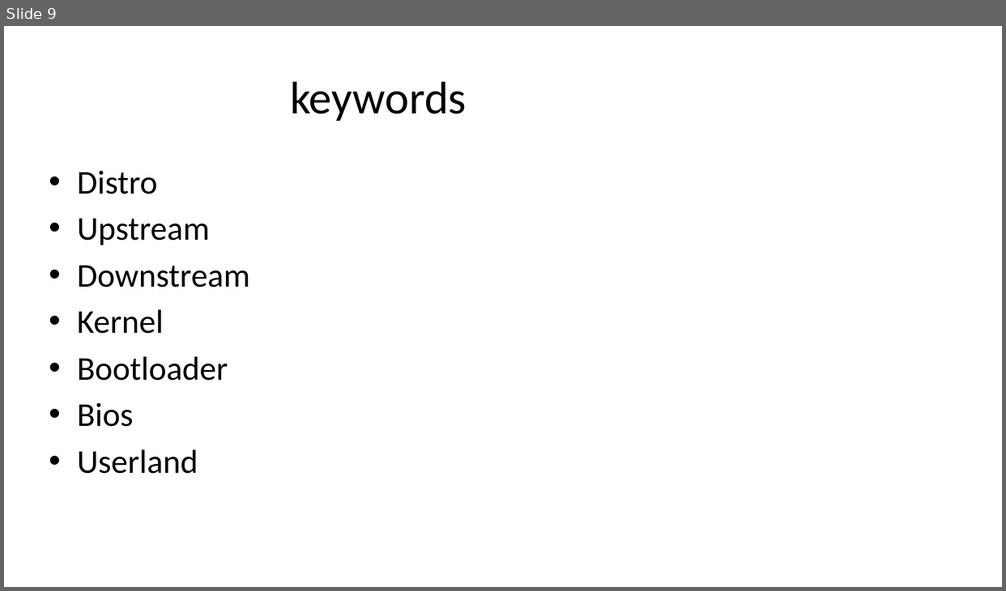
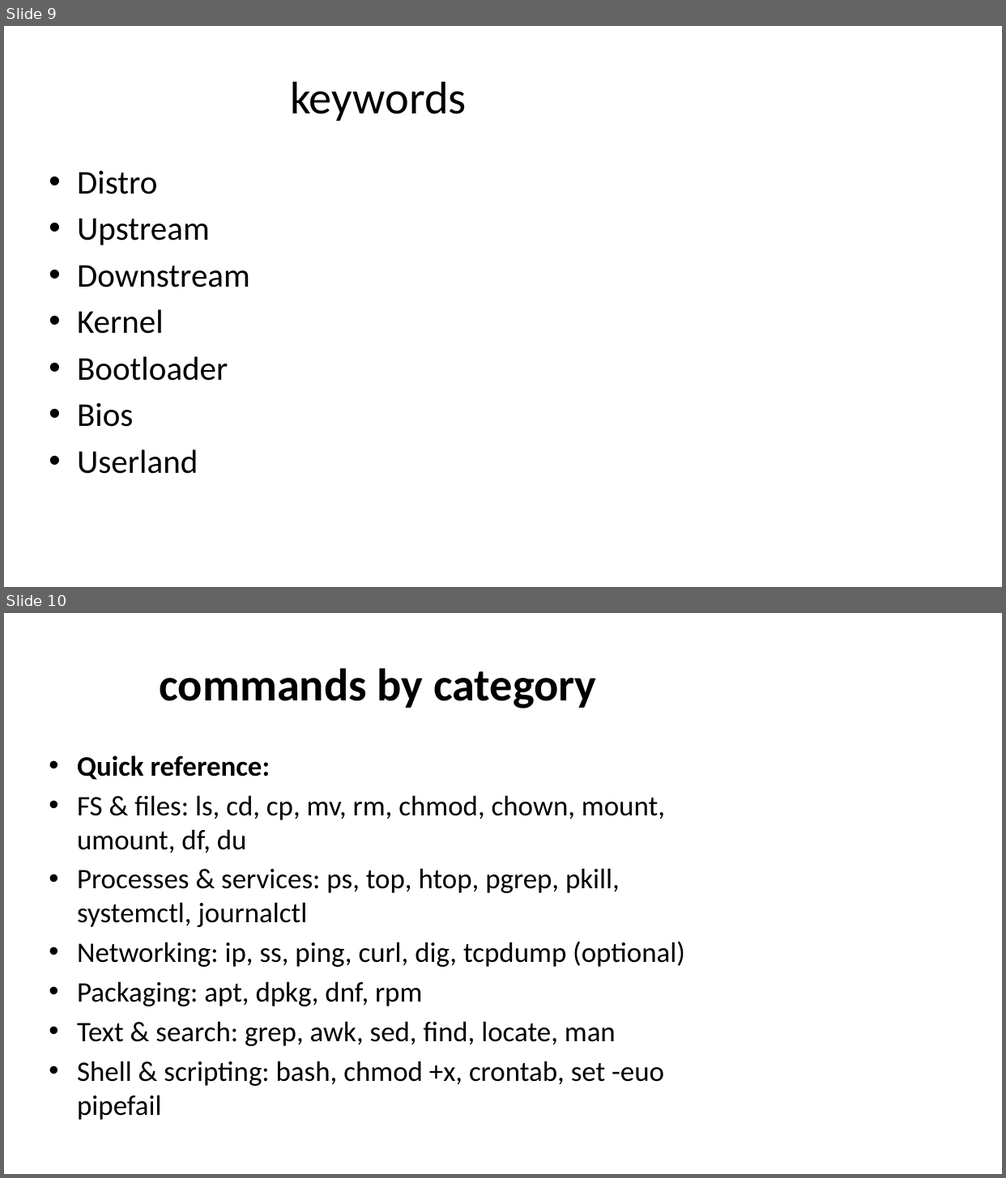
Before and after one commit to spicecoder/KB_Linux_course, a slide deck: DAY2/linuxIS_KB2.pptx. Shown one above the other, each under a label of ours: slide 9 before the commit, slides 9 and 10 after it. The pictures are 1006x591 and 1006x1178 pixels, drawn with LibreOffice and Linux fonts; fonts in the diff are those of the drawing. Boxes give left, top, right and bottom in pixels: in the first picture for what was removed or moved away, otherwise in the second. Text is boxed around its words. In the diff, an @@ line names an element or a change of style, - is before the commit and + after.

```diff
--- a/DAY2/linuxIS_KB2.pptx
+++ b/DAY2/linuxIS_KB2.pptx
@@ slide 10 added at [4, 613, 1002, 1174], background #FFFFFF @@
@@ title added at [160, 668, 597, 709], 44 pt, text #000000, bold @@
+commands by category
@@ text added at [77, 756, 685, 1120], 27.2 pt, text #000000 @@
+• Quick reference:
+• FS & files: ls, cd, cp, mv, rm, chmod, chown, mount, umount, df, du
+• Processes & services: ps, top, htop, pgrep, pkill, systemctl, journalctl
+• Networking: ip, ss, ping, curl, dig, tcpdump (optional)
+• Packaging: apt, dpkg, dnf, rpm
+• Text & search: grep, awk, sed, find, locate, man
+• Shell & scripting: bash, chmod +x, crontab, set -euo pipefail
```
Also in this commit, not shown: 1 other slide added, 2 other files.
